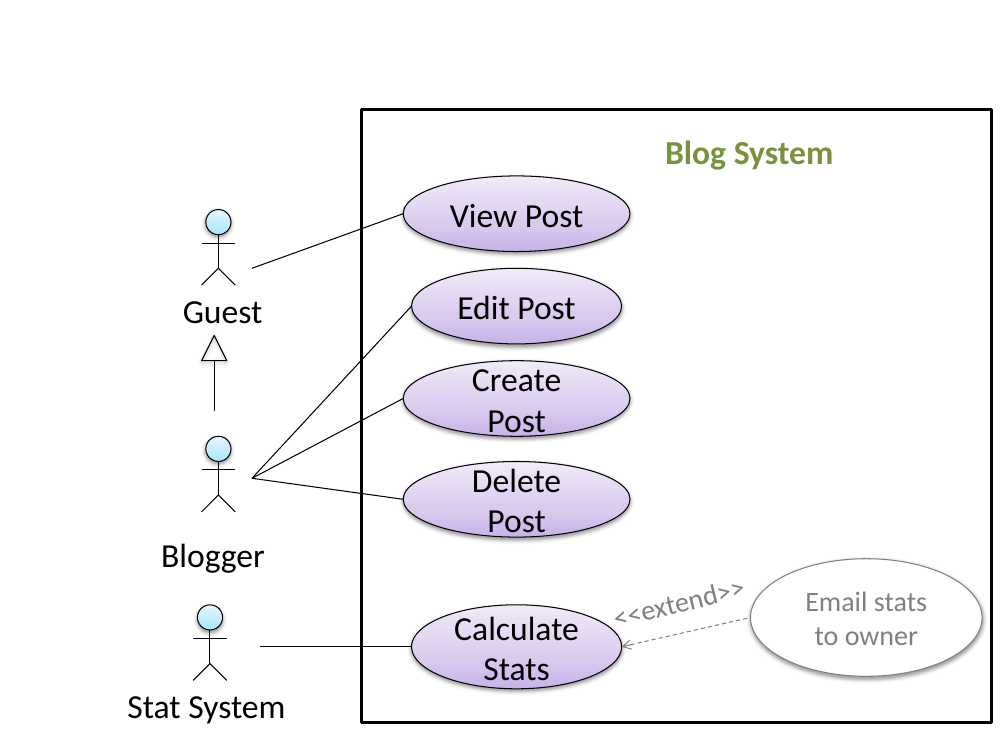
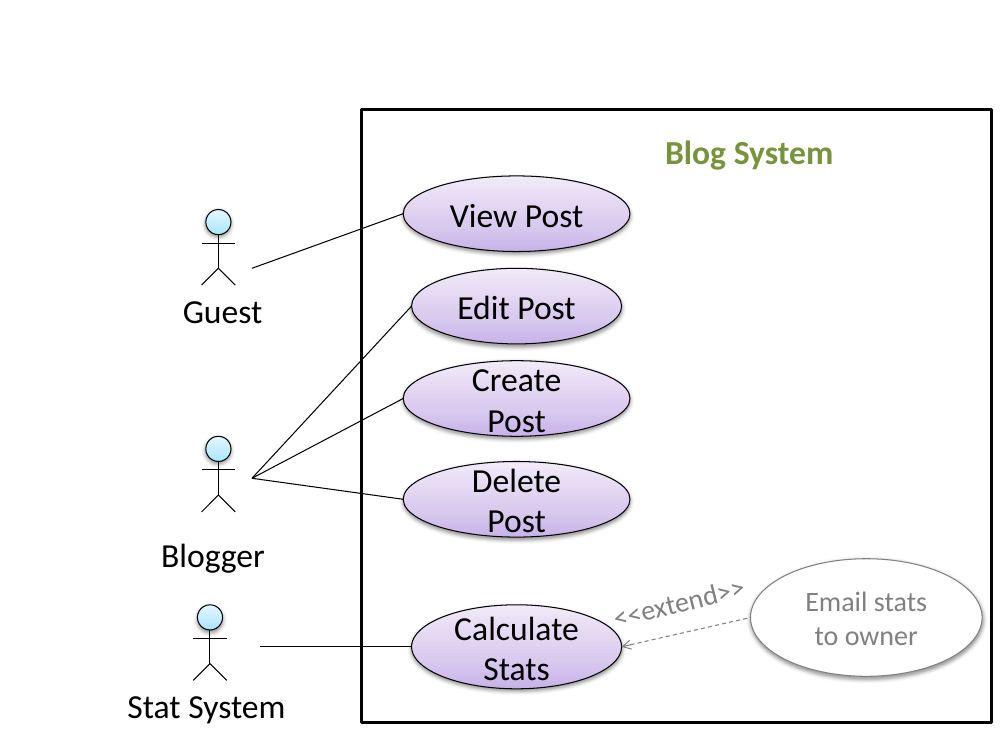
Before and after one commit to se-edu/se-book, a slide deck: slide 1 of diagrams/requirements/useCases/details/extension.pptx. Drawn at 1008x756 pixels with LibreOffice and Linux fonts; fonts in the diff are those of the drawing. Boxes give left, top, right and bottom in pixels: in the first picture for what was removed or moved away, otherwise in the second. Text is boxed around its words. In the diff, an @@ line names an element or a change of style, - is before the commit and + after.

```diff
--- a/diagrams/requirements/useCases/details/extension.pptx
+++ b/diagrams/requirements/useCases/details/extension.pptx
@@ triangle removed at [202,336,227,361] @@
@@ line removed from (214, 361) to (214, 411) @@
```
Also in this commit, not shown: 15 other files.
